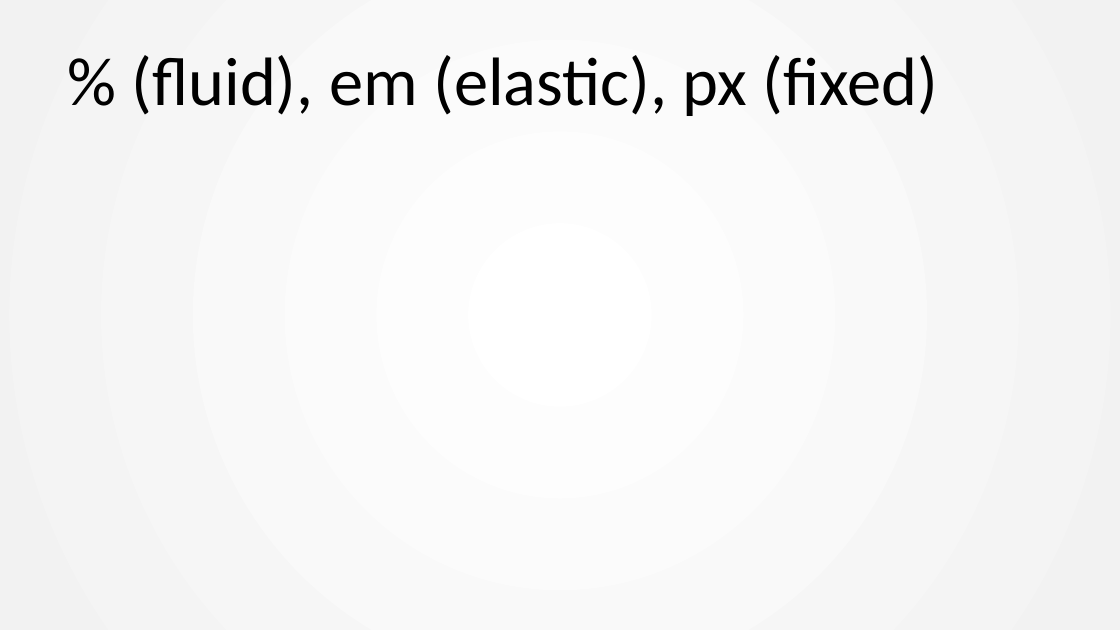
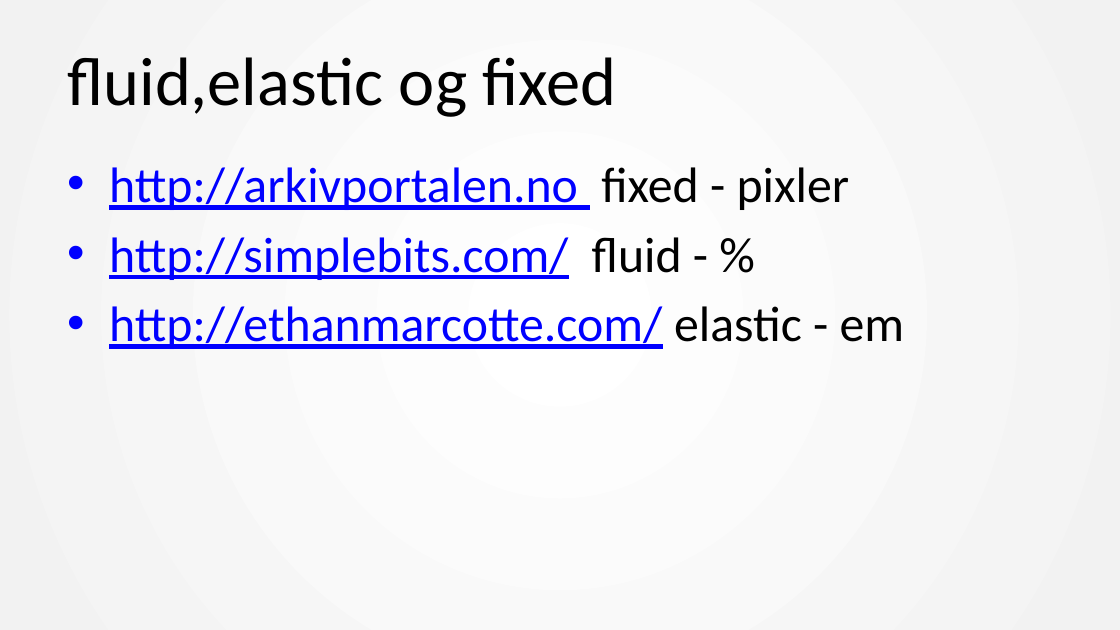
Before and after one commit to mesan/css-kurs, a slide deck: slide 29 of Foiler/1. CSS basic.pptx. Drawn at 1120x630 pixels with LibreOffice and Linux fonts; fonts in the diff are those of the drawing. Boxes give left, top, right and bottom in pixels: in the first picture for what was removed or moved away, otherwise in the second. Text is boxed around its words. In the diff, an @@ line names an element or a change of style, - is before the commit and + after.

```diff
--- a/Foiler/1. CSS basic.pptx
+++ b/Foiler/1. CSS basic.pptx
@@ title at (x1=67, y1=57, x2=617, y2=117): text changed @@
-% (fluid), em (elastic), px (fixed)
+fluid,elastic og fixed
@@ text added at (x1=109, y1=167, x2=905, y2=349), 32 pt, text #0000FF, underline @@
+• http://arkivportalen.no fixed - pixler
+• http://simplebits.com/ fluid - %
+• http://ethanmarcotte.com/ elastic - em
```
Also in this commit, not shown: 2 other files.
